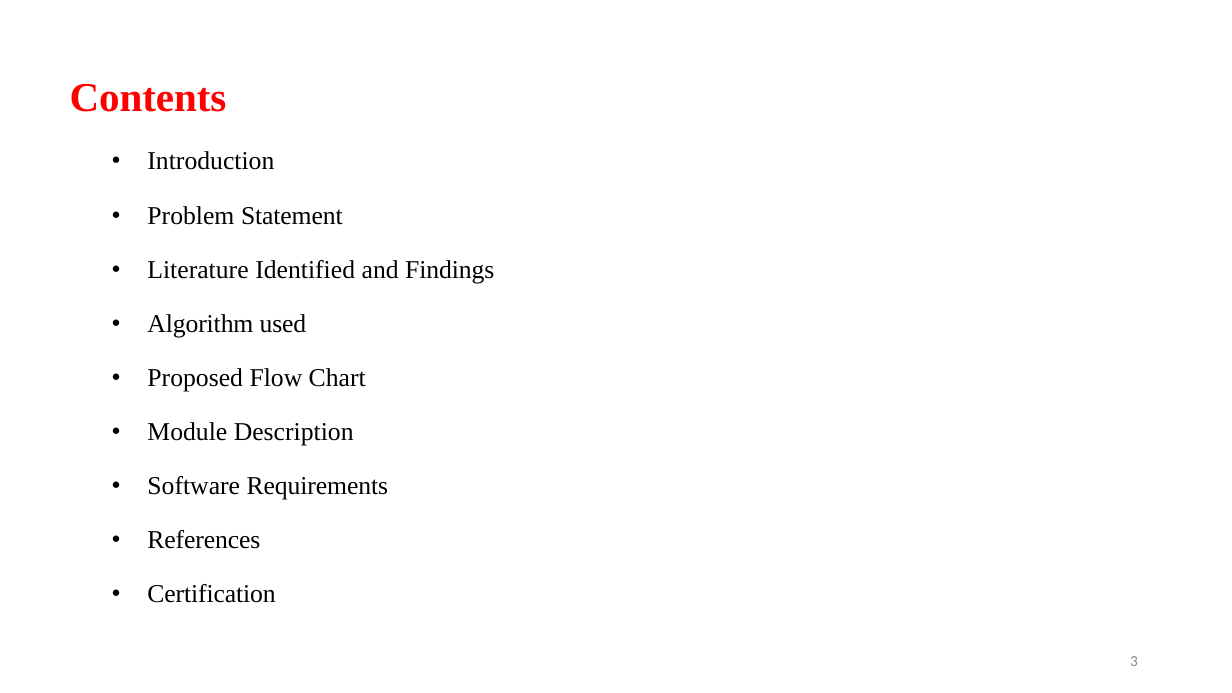
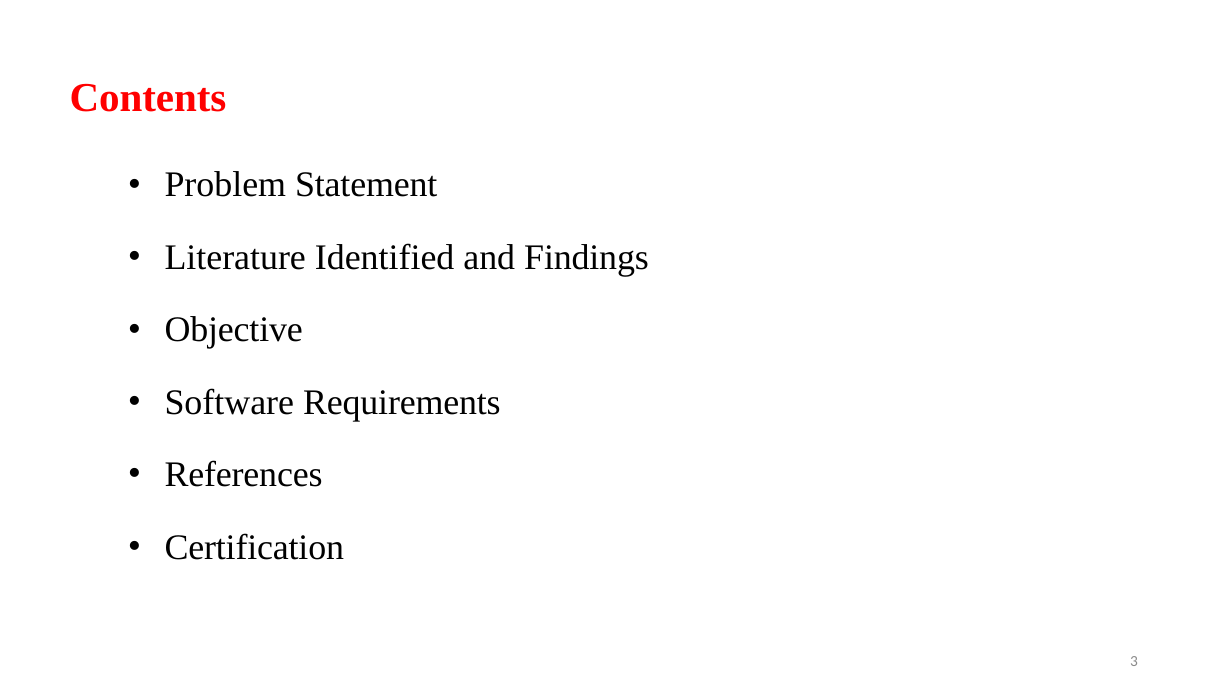
Before and after one commit to Aashif786/Coding_Assistant, a slide deck: slide 3 of ppts/0th Review.pptx. Drawn at 1232x693 pixels with LibreOffice and Linux fonts; fonts in the diff are those of the drawing; background and template pictures are left out. Boxes give left, top, right and bottom in pixels: in the first picture for what was removed or moved away, otherwise in the second. Text is boxed around its words. In the diff, an @@ line names an element or a change of style, - is before the commit and + after.

```diff
--- a/ppts/0th Review.pptx
+++ b/ppts/0th Review.pptx
@@ text "Problem Statement" moved from (x1=147, y1=151, x2=494, y2=603) to (x1=165, y1=171, x2=649, y2=560) @@
@@ text at (x1=147, y1=151, x2=274, y2=170): paragraph removed @@
-⚫ Introduction
@@ text at (x1=165, y1=171, x2=649, y2=560): size 20 to 28 pt @@
@@ text at (x1=165, y1=316, x2=303, y2=349): text changed; size 20 to 28 pt @@
-⚫ Algorithm used
-⚫ Proposed Flow Chart
-⚫ Module Description
+⚫ Objective
```
Also in this commit, not shown: 3 other slides changed, 2 slides added, 12 slides removed.
